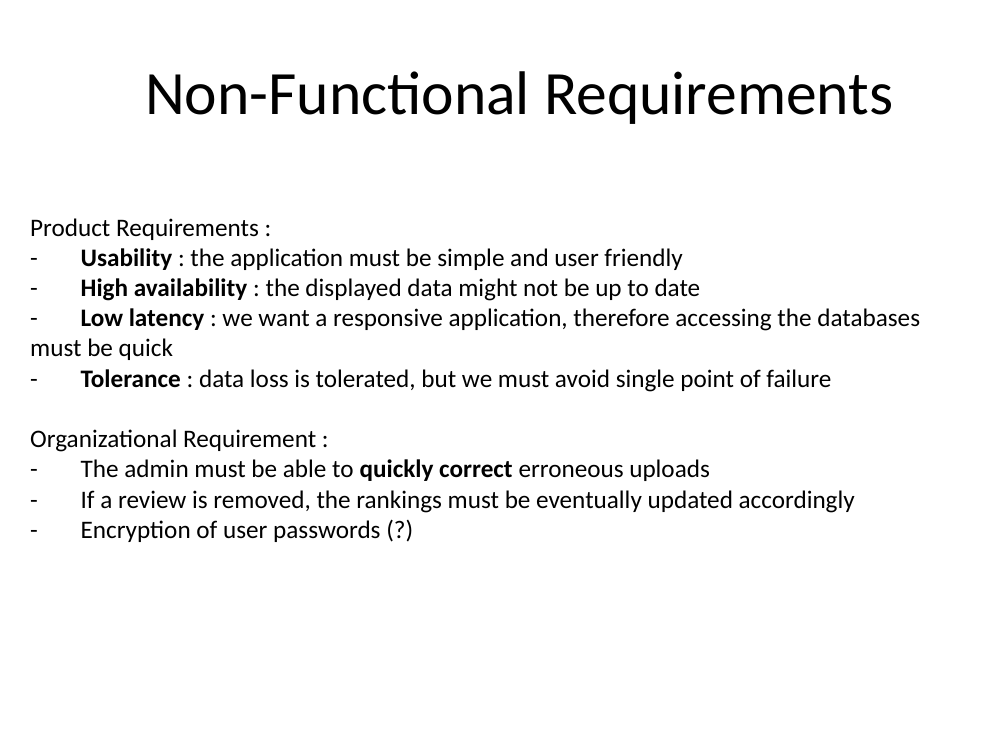
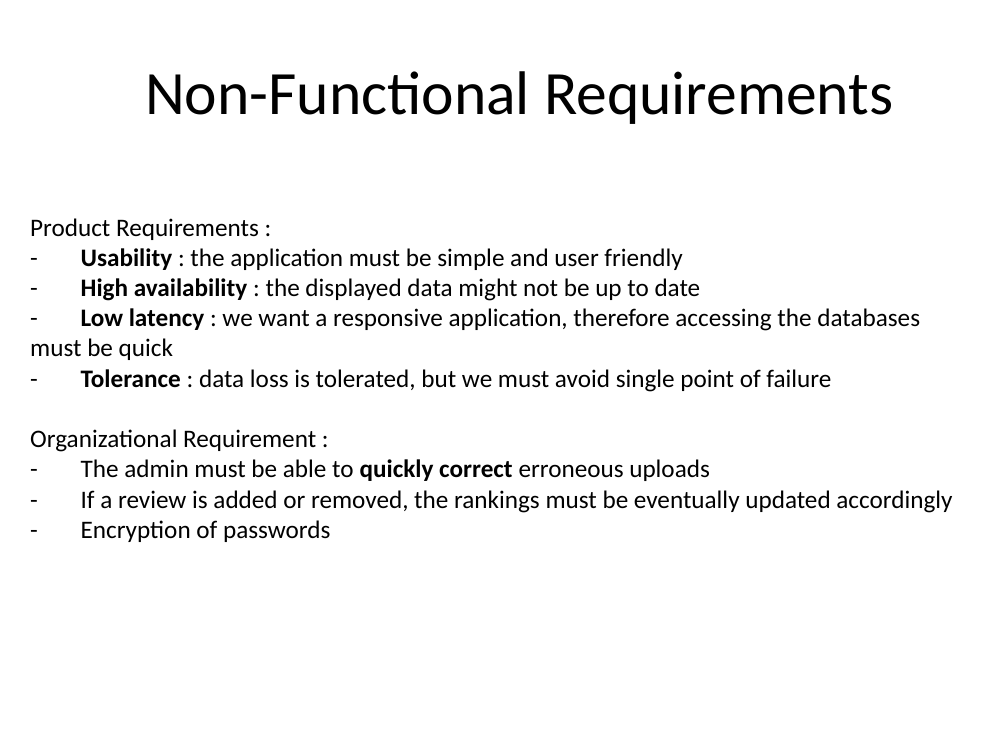
Before and after one commit to JacopoCarlon/LSMSDB_Project, a slide deck: slide 6 of 070_presentation/CarlonRiccardiElOurrak_ProjectDesignPresentation.pptx. Drawn at 1008x756 pixels with LibreOffice and Linux fonts; fonts in the diff are those of the drawing; background and template pictures are left out. Boxes give left, top, right and bottom in pixels: in the first picture for what was removed or moved away, otherwise in the second. Text is boxed around its words. In the diff, an @@ line names an element or a change of style, - is before the commit and + after.

```diff
--- a/070_presentation/CarlonRiccardiElOurrak_ProjectDesignPresentation.pptx
+++ b/070_presentation/CarlonRiccardiElOurrak_ProjectDesignPresentation.pptx
@@ title at (30,218,952,542): text changed @@
-Product Requirements :
-- Usability : the application must be simple and user friendly
-- High availability : the displayed data might not be up to date
-- Low latency : we want a responsive application, therefore accessing the databases must be quick
-- Tolerance : data loss is tolerated, but we must avoid single point of failure
-Organizational Requirement :
-- The admin must be able to quickly correct erroneous uploads
-- If a review is removed, the rankings must be eventually updated accordingly
-- Encryption of user passwords (?)
+Product Requirements :
+- Usability : the application must be simple and user friendly
+- High availability : the displayed data might not be up to date
+- Low latency : we want a responsive application, therefore accessing the databases must be quick
+- Tolerance : data loss is tolerated, but we must avoid single point of failure
+Organizational Requirement :
+- The admin must be able to quickly correct erroneous uploads
+- If a review is added or removed, the rankings must be eventually updated accordingly
+- Encryption of passwords
```
Also in this commit, not shown: 5 other slides changed, 13 other files.
